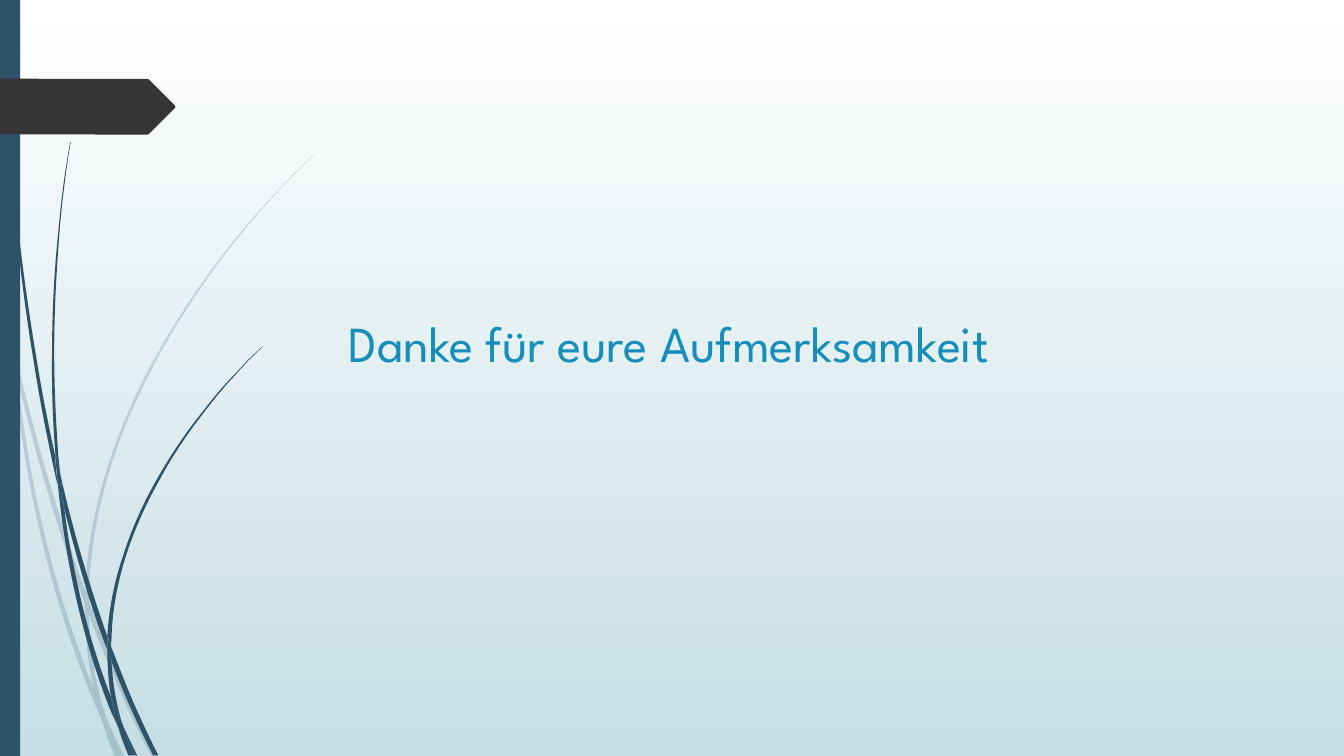
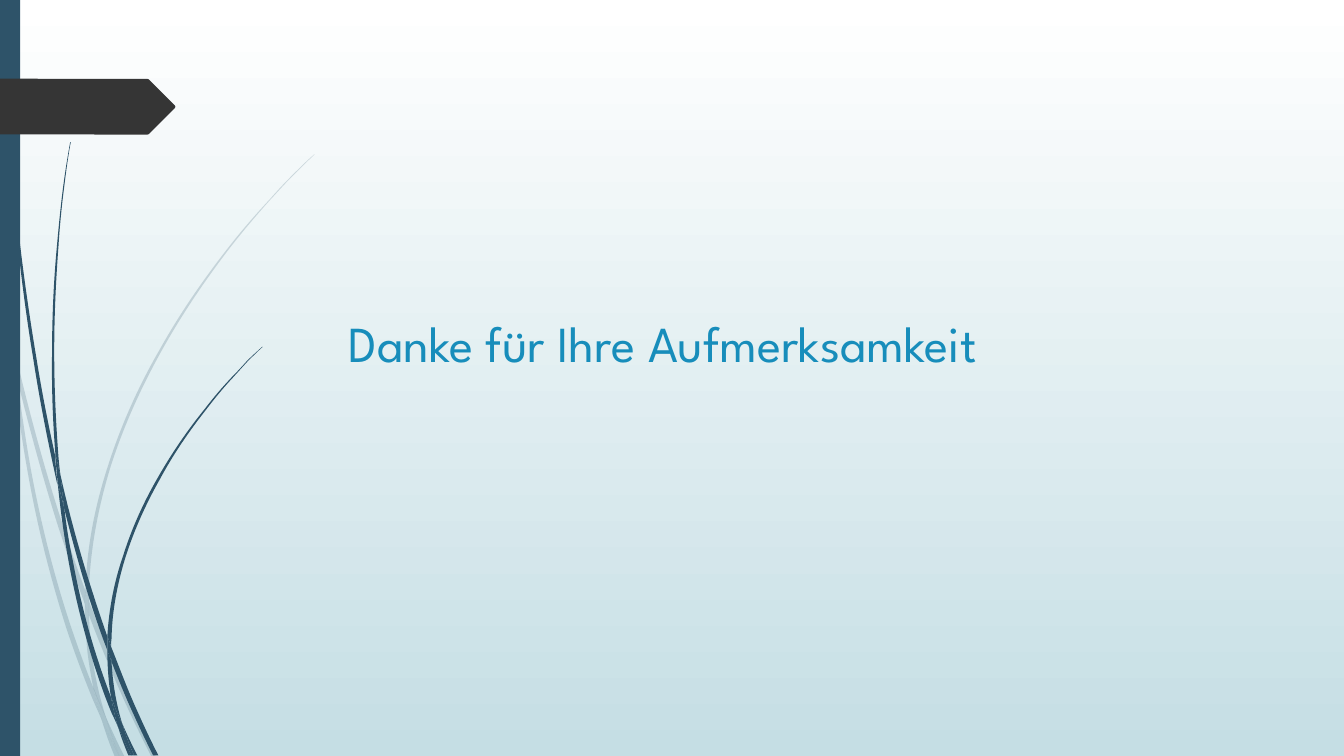
Before and after one commit to Katzenfuetterungsanlage/fuettr_prototype, a slide deck: slide 7 of Diplomarbeit/Powerpoint/Harrer.pptx. Drawn at 1344x756 pixels with LibreOffice and Linux fonts; fonts in the diff are those of the drawing. Boxes give left, top, right and bottom in pixels: in the first picture for what was removed or moved away, otherwise in the second. Text is boxed around its words. In the diff, an @@ line names an element or a change of style, - is before the commit and + after.

Commit message:
Harrer Text und Präsentation

```diff
--- a/Diplomarbeit/Powerpoint/Harrer.pptx
+++ b/Diplomarbeit/Powerpoint/Harrer.pptx
@@ title at (x1=349, y1=326, x2=977, y2=363): text changed @@
-Danke für eure Aufmerksamkeit
+Danke für Ihre Aufmerksamkeit
```
Also in this commit, not shown: 1 other file.
